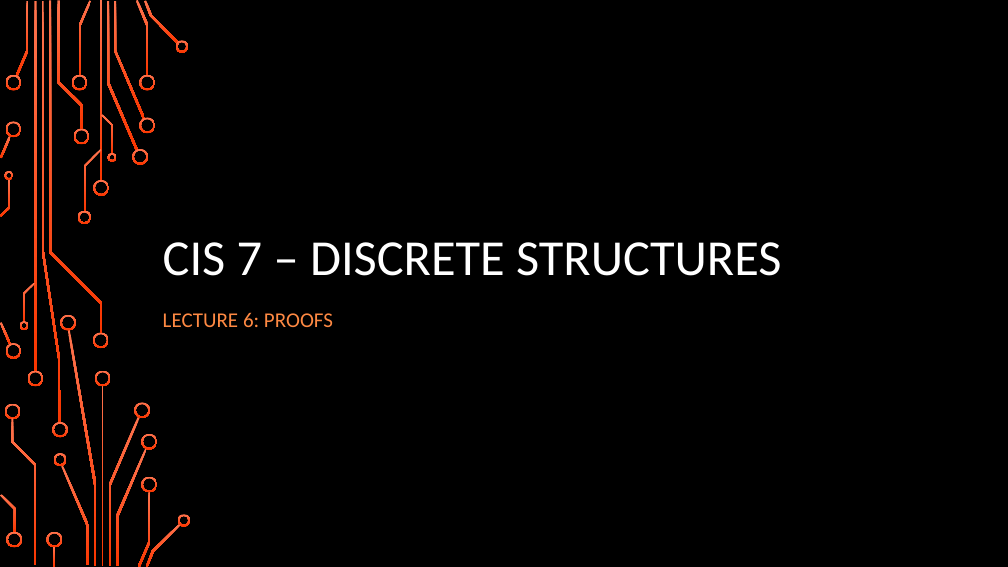
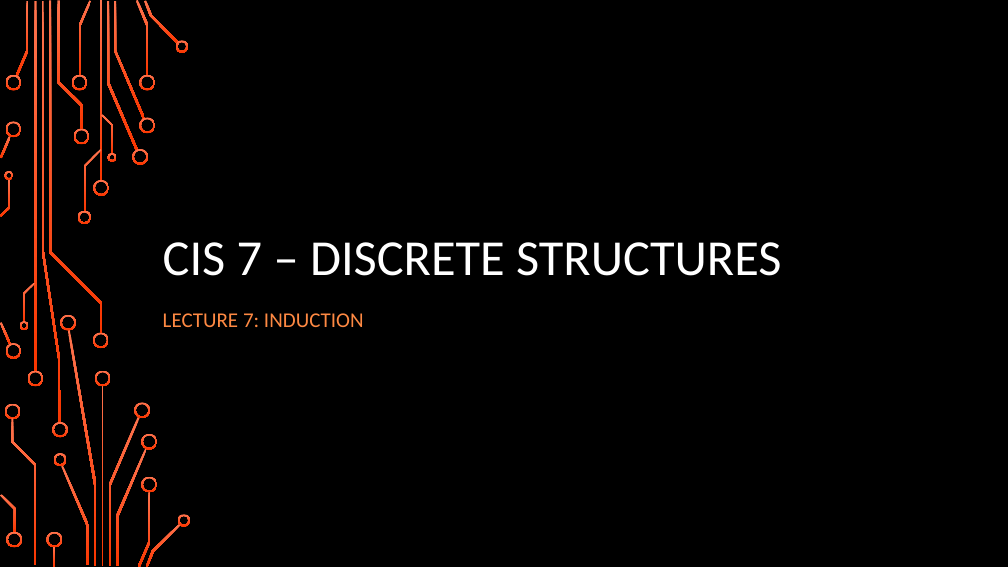
Before and after one commit to jameswilson281/CIS7---Discrete-Structures, a slide deck: slide 1 of Lectures/Lecture 7 - 20170920 Induction.pptx. Drawn at 1008x567 pixels with LibreOffice and Linux fonts; fonts in the diff are those of the drawing; background and template pictures are left out. Boxes give left, top, right and bottom in pixels: in the first picture for what was removed or moved away, otherwise in the second. Text is boxed around its words. In the diff, an @@ line names an element or a change of style, - is before the commit and + after.

```diff
--- a/Lectures/Lecture 7 - 20170920 Induction.pptx
+++ b/Lectures/Lecture 7 - 20170920 Induction.pptx
@@ subtitle at [163, 313, 364, 327]: text changed @@
-LECTURE 6: PROOFS
+LECTURE 7: INDUCTION
```
Also in this commit, not shown: 3 other slides changed, 2 slides added, 7 slides removed, 4 other files.
